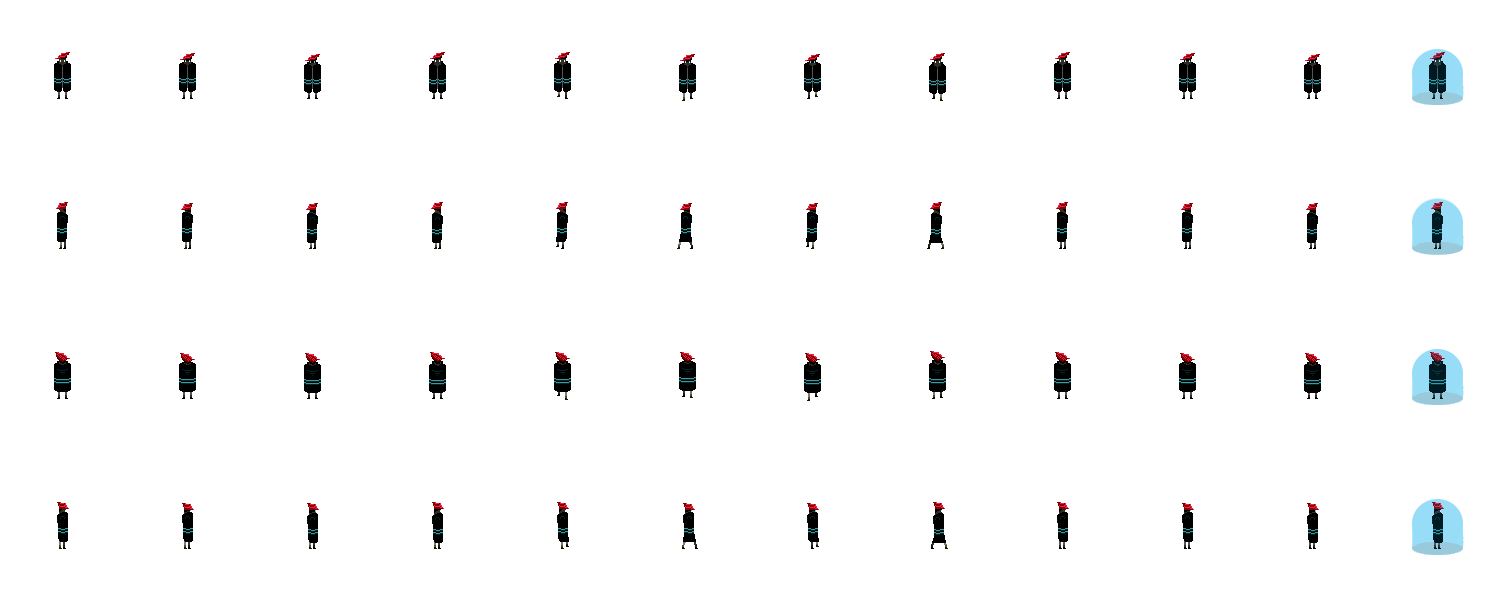
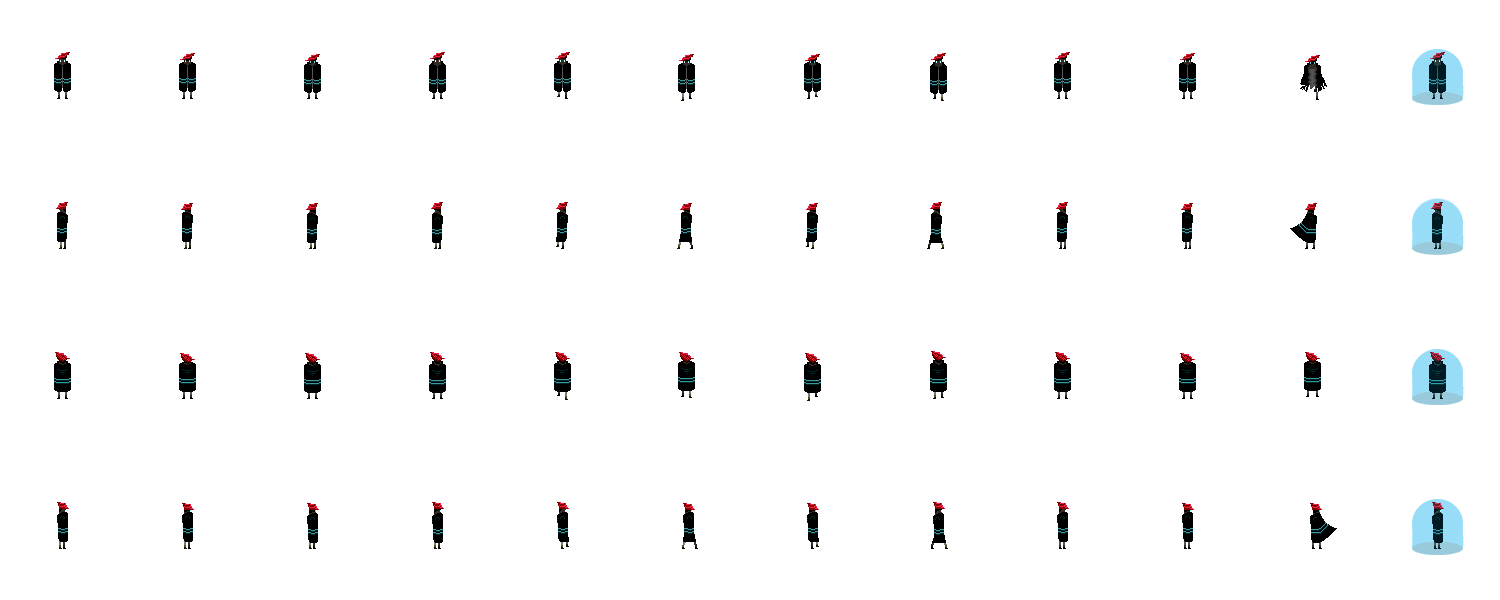
Layers edited between the first and the second (1500, 600) image:
painted on "main4" over [678, 53, 1337, 549]
